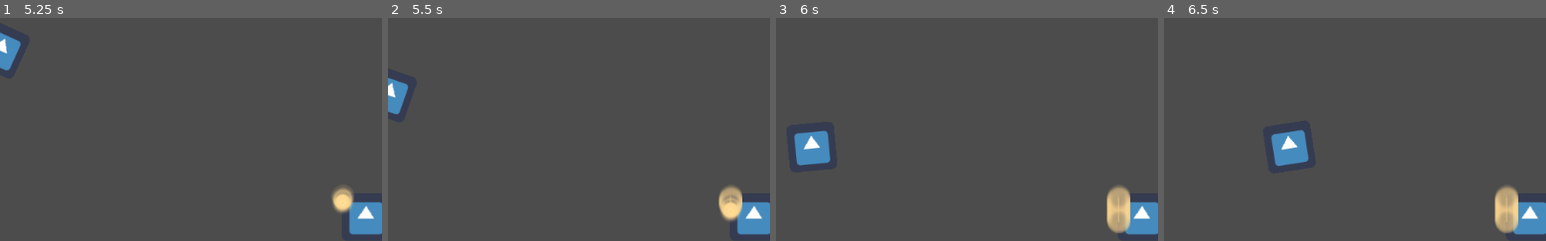
Above: before the commit, frames 1-4 (left to right).
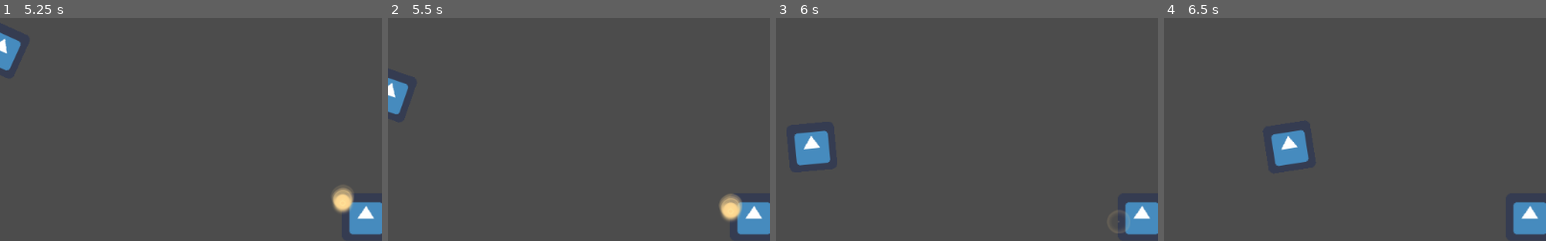
Above: after the commit, the same moments.

Repository: eunier/top-down-shooter
Game: Godot game, scene res://Main.tscn
The game is run twice, just before and just after one commit, with the same random seed, the same clock (stepped at 60 frames per second) and the same inputs. The engine's default icon, where the game draws it, is replaced by a stand-in: a white triangle on a blue panel in a dark square.
Inputs (mouse positions are % of the whole screen's width and height, from its top left):
- Up to frame 1 (5.25 s): tap Enter at 0.5 s; move the mouse to (72, 45) at 0.52 s; press the mouse at (72, 45) at 0.53 s; hold Right (right) 0.53-1.28 s; move the mouse to (30, 55) at 1.27 s; release the mouse at (30, 55) at 1.28 s; hold Down (down) 1.28-2.03 s; click (30, 55) at 1.35 s; move the mouse to (60, 28) at 2.02 s; press the mouse at (60, 28) at 2.03 s; hold Right (right) 2.03-2.78 s; move the mouse to (45, 70) at 2.77 s; release the mouse at (45, 70) at 2.78 s; hold Up (up) 2.78-3.53 s; click (45, 70) at 2.85 s; move the mouse to (80, 65) at 3.52 s; press the mouse at (80, 65) at 3.53 s; hold Left (left) 3.53-5.03 s; move the mouse to (20, 35) at 4.27 s; release the mouse at (20, 35) at 4.28 s; click (20, 35) at 4.35 s; move the mouse to (55, 50) at 5.02 s; press the mouse at (55, 50) at 5.03 s; hold Down (down) from 5.03 s (still down)
- Up to frame 2 (5.5 s): keep holding Down (down)
- Up to frame 3 (6 s): move the mouse to (35, 25) at 5.77 s; release Down (down) at 5.78 s; release the mouse at (35, 25) at 5.78 s; hold Right (right) from 5.78 s (still down); click (35, 25) at 5.85 s
- Up to frame 4 (6.5 s): keep holding Right (right)
The pictures show only the part of the screen within x 0-50%, y 1-51%; the shares and areas given below are measured in that part.

Frame 1 is identical in both runs. In frame 2, 0.4% of the frame differs, in the area x 86-93%, y 75-87%; in frame 3, 1.2%; in frame 4, 1.2%, in the area x 86-93%, y 75-97%.

Commit message:
remove explotion when it finish

Diff:
--- a/explosion/Explosion.gd
+++ b/explosion/Explosion.gd
@@ -1,4 +1,16 @@
 extends AnimatedSprite
 
+
+# Declare member variables here. Examples:
+# var a = 2
+# var b = "text"
+
+
+# Called when the node enters the scene tree for the first time.
 func _ready():
 	pass # Replace with function body.
+
+
+# Called every frame. 'delta' is the elapsed time since the previous frame.
+#func _process(delta):
+#	pass
--- a/explosion/Explosion.tscn
+++ b/explosion/Explosion.tscn
@@ -9,7 +9,6 @@
 [ext_resource path="res://art/shootHit/hit_0007.png" type="Texture" id=7]
 [ext_resource path="res://art/shootHit/hit_0008.png" type="Texture" id=8]
 [ext_resource path="res://art/shootHit/hit_0002.png" type="Texture" id=9]
-[ext_resource path="res://explosion/Explosion.gd" type="Script" id=10]
 
 [sub_resource type="SpriteFrames" id=1]
 animations = [ {
@@ -19,7 +18,15 @@
 "speed": 40.0
 } ]
 
+[sub_resource type="GDScript" id=2]
+script/source = "extends AnimatedSprite
+
+func _on_Explosion_animation_finished():
+	queue_free()
+"
+
 [node name="Explosion" type="AnimatedSprite"]
 frames = SubResource( 1 )
 animation = "hit"
-script = ExtResource( 10 )
+script = SubResource( 2 )
+[connection signal="animation_finished" from="." to="." method="_on_Explosion_animation_finished"]
